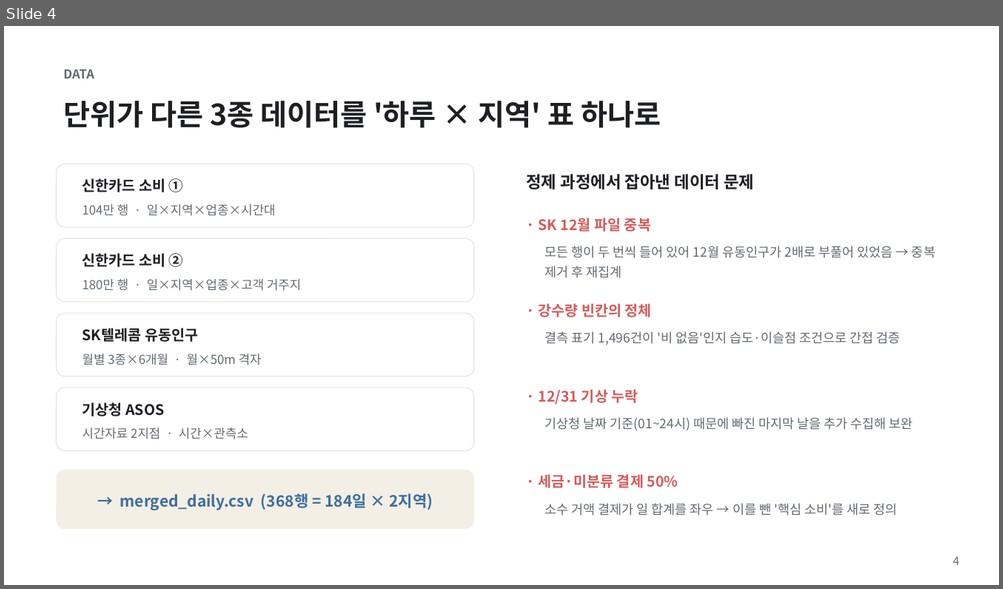
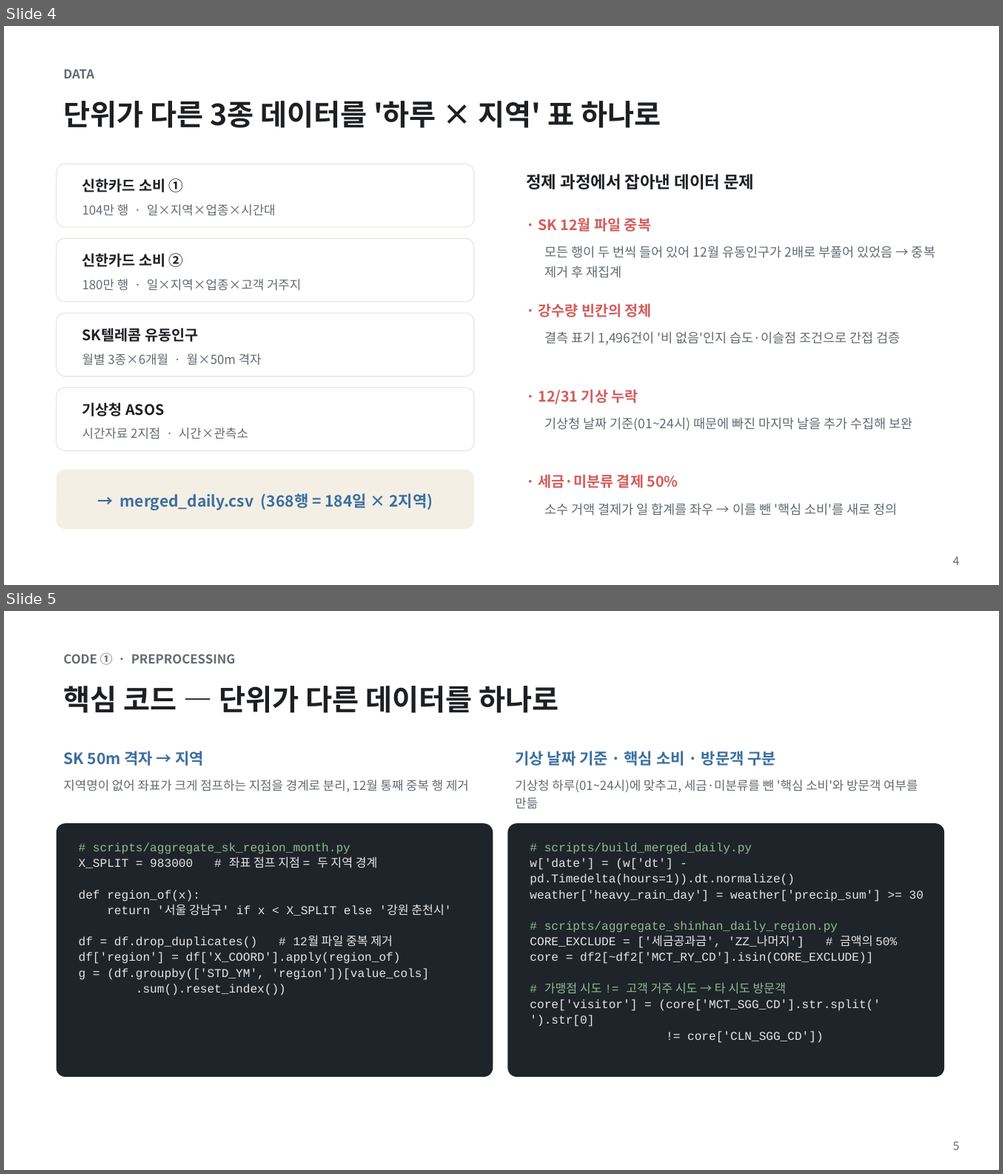
Before and after one commit to hyeonn31/bigcontest-2026, a slide deck: Portfolio_slides.pptx. Shown one above the other, each under a label of ours: slide 4 before the commit, slides 4 and 5 after it. The pictures are 1003x589 and 1003x1174 pixels, drawn with LibreOffice and Linux fonts; fonts in the diff are those of the drawing. Boxes give left, top, right and bottom in pixels: in the first picture for what was removed or moved away, otherwise in the second. Text is boxed around its words. In the diff, an @@ line names an element or a change of style, - is before the commit and + after.

```diff
--- a/Portfolio_slides.pptx
+++ b/Portfolio_slides.pptx
@@ slide 5 added at [4, 611, 999, 1170], background #FFFFFF @@
@@ text added at [63, 653, 236, 665], 12 pt, text #646A73, bold @@
+CODE ① · PREPROCESSING
@@ text added at [63, 686, 558, 713], 28 pt, text #1D1F23, bold @@
+핵심 코드 — 단위가 다른 데이터를 하나로
@@ text added at [63, 751, 205, 766], 15 pt, text #3B6FA0, bold @@
+SK 50m 격자 → 지역
@@ text added at [515, 751, 776, 766], 15 pt, text #3B6FA0, bold @@
+기상 날짜 기준 · 핵심 소비 · 방문객 구분
@@ text added at [63, 780, 469, 792], 12 pt, text #646A73 @@
+지역명이 없어 좌표가 크게 점프하는 지점을 경계로 분리, 12월 통째 중복 행 제거
@@ text added at [515, 780, 917, 809], 12 pt, text #646A73 @@
+기상청 하루(01~24시)에 맞추고, 세금·미분류를 뺀 '핵심 소비'와 방문객 여부를 만듦
@@ rounded rectangle added at [57, 823, 492, 1077], fill #1F232A @@
@@ rounded rectangle added at [508, 823, 944, 1077], fill #1F232A @@
@@ text added at [79, 843, 451, 996], 11.5 pt, text #E6E6E6 @@
+# scripts/aggregate_sk_region_month.py
+X_SPLIT = 983000 # 좌표 점프 지점 = 두 지역 경계
+def region_of(x):
+return '서울 강남구' if x < X_SPLIT else '강원 춘천시'
+df = df.drop_duplicates() # 12월 파일 중복 제거
+df['region'] = df['X_COORD'].apply(region_of)
+g = (df.groupby(['STD_YM', 'region'])[value_cols]
+.sum().reset_index())
@@ text added at [529, 843, 923, 1043], 11.5 pt, text #E6E6E6 @@
+# scripts/build_merged_daily.py
+w['date'] = (w['dt'] - pd.Timedelta(hours=1)).dt.normalize()
+weather['heavy_rain_day'] = weather['precip_sum'] >= 30
+# scripts/aggregate_shinhan_daily_region.py
+CORE_EXCLUDE = ['세금공과금', 'ZZ_나머지'] # 금액의 50%
+core = df2[~df2['MCT_RY_CD'].isin(CORE_EXCLUDE)]
+# 가맹점 시도 != 고객 거주 시도 → 타 시도 방문객
+core['visitor'] = (core['MCT_SGG_CD'].str.split(' ').str[0]
+!= core['CLN_SGG_CD'])
@@ text added at [953, 1142, 959, 1150], 11 pt, text #646A73 @@
+5
```
Also in this commit, not shown: 6 slides changed, 1 other slide added, 3 other files.
